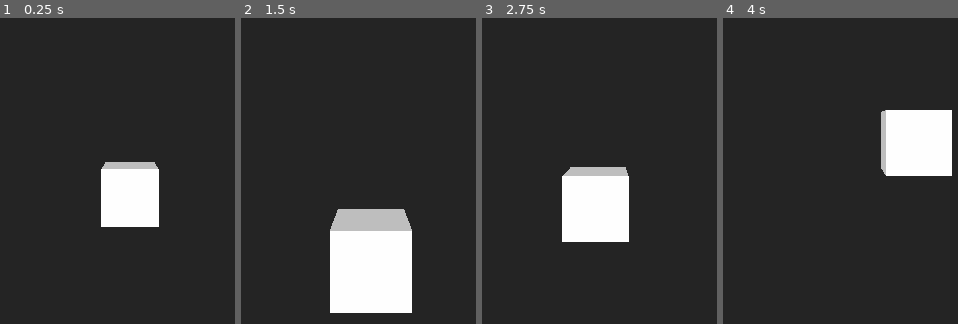
Above: before the commit, frames 1-4 (left to right).
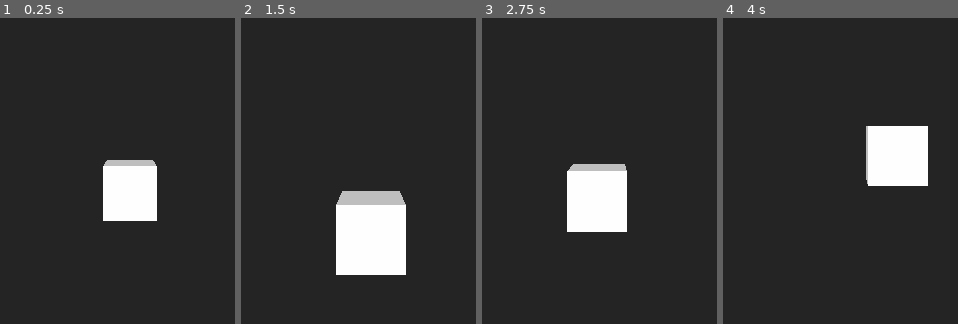
Above: after the commit, the same moments.

Repository: andrew-wilkes/3dsnake
Game: Godot game, scene res://Main.tscn
The game is run twice, just before and just after one commit, with the same random seed, the same clock (stepped at 60 frames per second) and the same inputs.
Inputs:
- Up to frame 1 (0.25 s): no input
- Up to frame 2 (1.5 s): hold Right (ui_right) 0.53-1.28 s; hold Down (ui_down) from 1.28 s (still down)
- Up to frame 3 (2.75 s): release Down (ui_down) at 2.03 s; hold Right (ui_right) from 2.03 s (still down)
- Up to frame 4 (4 s): release Right (ui_right) at 2.78 s; hold Up (ui_up) 2.78-3.53 s; hold Left (ui_left) from 3.53 s (still down)

The runs differ from the first frame. In frame 1, 1.1% of the frame differs, in the area x 42-68%, y 46-69%; in frame 2, 9.0%, in the area x 37-73%, y 56-97%; in frame 3, 2.1%; in frame 4, 5.5%.

Commit message:
Add bounding box effect to snake movement

Diff:
--- a/Main.gd
+++ b/Main.gd
@@ -5,33 +5,59 @@
 var min_step
 var d1 = 0
 var d2 = 0
+var max_offset = 8
 
 func _ready():
-	cube_step = $Snake.width
-	min_step = cube_step / 4
+	cube_step = $Base/Snake.width
+	min_step = cube_step / 8
 
 
 func _process(delta):
+	delta *= speed
 	# Move the snake in steps
-	d1 += speed * delta
+	d1 += delta
 	if d1 > min_step:
 		d1 = 0
-		$Snake.move_ahead(transform.basis.z * min_step)
+		$Base/Snake.move_ahead(transform.basis.z * min_step)
 
 	# If crossing a segment boundary, rotate the snake head towards the desired
 	# direction and then we will move in that direction (along the local z-axis)
-	d2 += speed * delta
+	d2 += delta
 	if d2 > cube_step:
 		d2 = 0
 		process_inputs()
 
+	# Move base if snake hits box boundary
+	var st = $Base/Snake.translation
+	var bt = $Base.translation
+	if st.x > max_offset:
+		bt.x += st.x - max_offset
+		st.x = max_offset
+	if -st.x > max_offset:
+		bt.x += st.x + max_offset
+		st.x = -max_offset
+	if st.y > max_offset:
+		bt.y += st.y - max_offset
+		st.y = max_offset
+	if -st.y > max_offset:
+		bt.y += st.y + max_offset
+		st.y = -max_offset
+	if st.z > max_offset:
+		bt.z += st.z - max_offset
+		st.z = max_offset
+	if -st.z > max_offset:
+		bt.z += st.z + max_offset
+		st.z = -max_offset
+	$Base/Snake.translation = st
+	$Base.translation = bt
+
 
 func process_inputs():
 	if Input.is_action_pressed("ui_right"):
-		$Snake.rotate_head(-transform.basis.y)
+		$Base/Snake.rotate_head(-transform.basis.y)
 	elif Input.is_action_pressed("ui_left"):
-		$Snake.rotate_head(transform.basis.y)
+		$Base/Snake.rotate_head(transform.basis.y)
 	elif Input.is_action_pressed("ui_up"):
-		$Snake.rotate_head(-transform.basis.x)
+		$Base/Snake.rotate_head(-transform.basis.x)
 	elif Input.is_action_pressed("ui_down"):
-		$Snake.rotate_head(transform.basis.x)
+		$Base/Snake.rotate_head(transform.basis.x)
--- a/Main.tscn
+++ b/Main.tscn
@@ -6,10 +6,12 @@
 [node name="Main" type="Spatial"]
 script = ExtResource( 1 )
 
-[node name="Camera" type="Camera" parent="."]
-transform = Transform( 1, 0, 0, 0, 1, 0, 0, 0, 1, 0, 2.607, 15.099 )
-
 [node name="DirectionalLight" type="DirectionalLight" parent="."]
 transform = Transform( 1, 0, 0, 0, 1, 0, 0, 0, 1, -2.52055, 0, 2.16754 )
 
-[node name="Snake" parent="." instance=ExtResource( 2 )]
+[node name="Base" type="Spatial" parent="."]
+
+[node name="Camera" type="Camera" parent="Base"]
+transform = Transform( 1, 0, 0, 0, 1, 0, 0, 0, 1, 0, 2.607, 15.099 )
+
+[node name="Snake" parent="Base" instance=ExtResource( 2 )]
